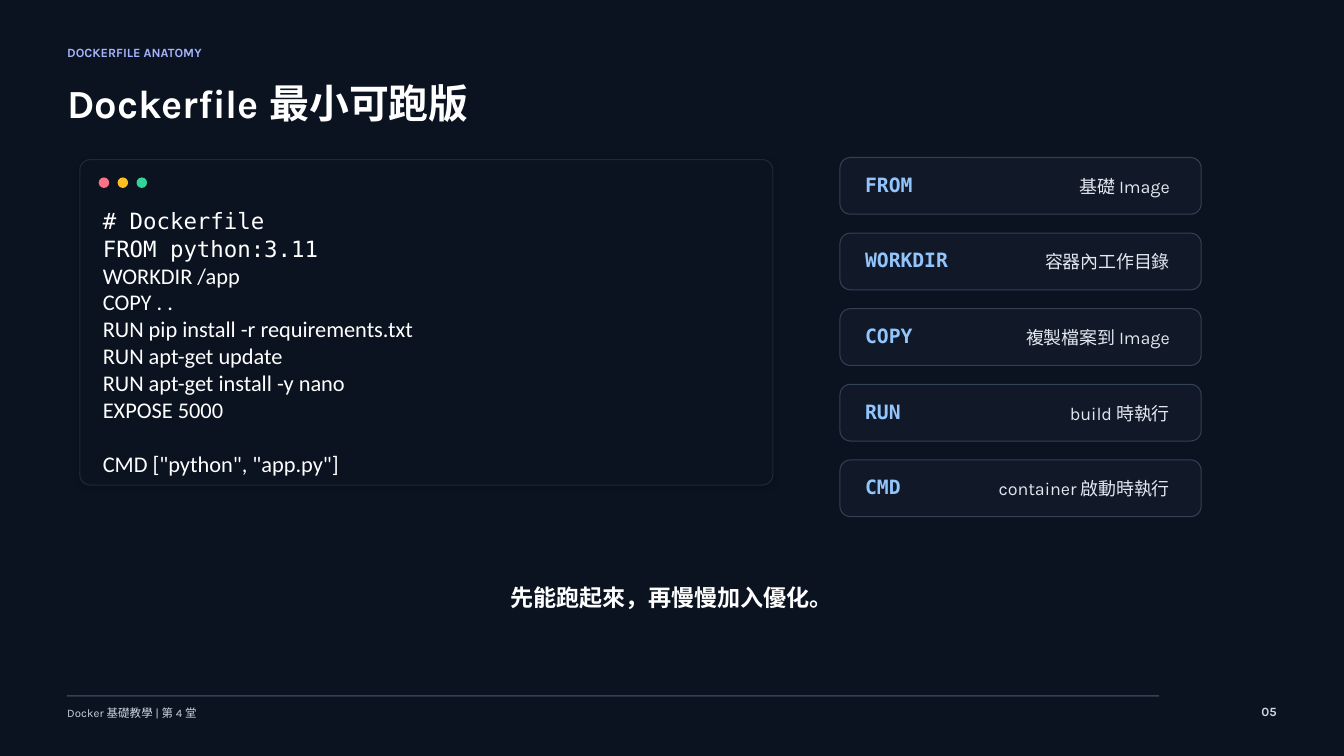
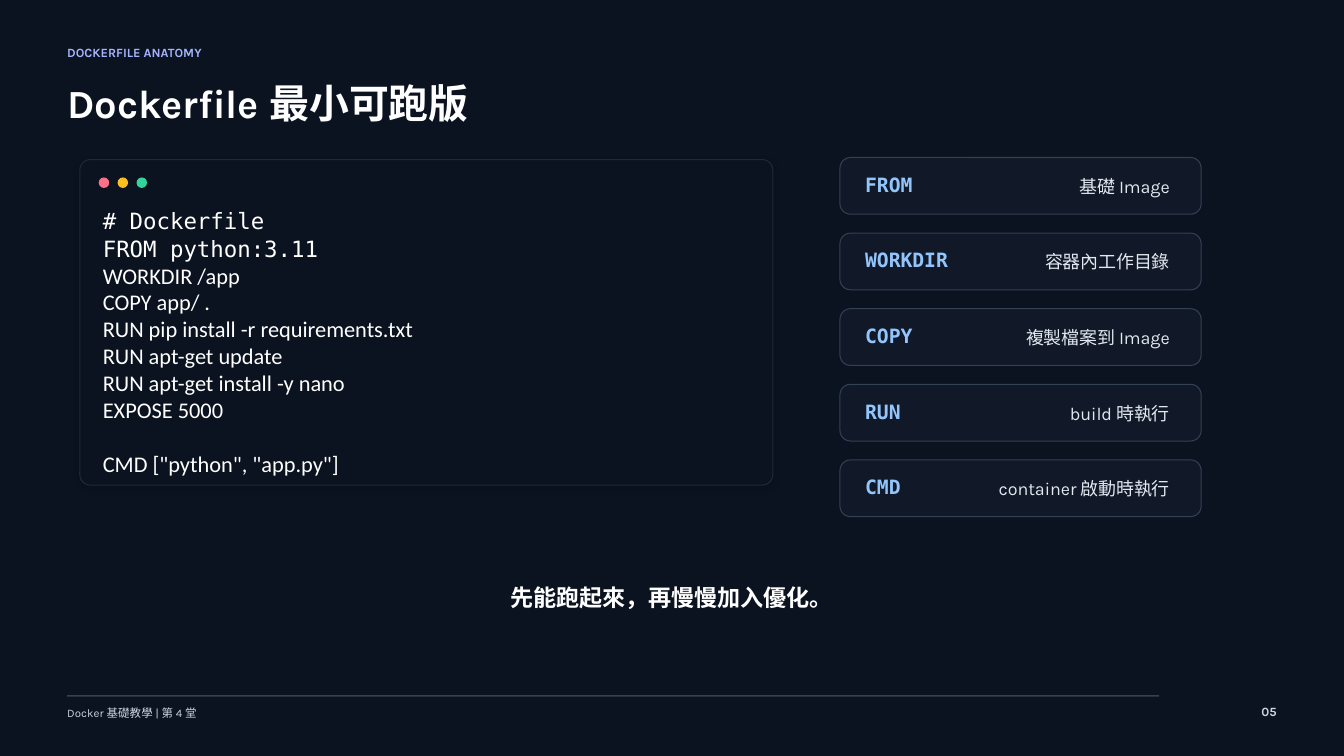
Before and after one commit to lalalalaluk/docker-practice, a slide deck: slide 5 of slides/docker-session4-custom-image-dockerhub.pptx. Drawn at 1344x756 pixels with LibreOffice and Linux fonts; fonts in the diff are those of the drawing. Boxes give left, top, right and bottom in pixels: in the first picture for what was removed or moved away, otherwise in the second. Text is boxed around its words. In the diff, an @@ line names an element or a change of style, - is before the commit and + after.

```diff
--- a/slides/docker-session4-custom-image-dockerhub.pptx
+++ b/slides/docker-session4-custom-image-dockerhub.pptx
@@ text at (x1=103, y1=294, x2=200, y2=314): text changed @@
-COPY . .
+COPY app/ .
```
Also in this commit, not shown: 1 other slide changed, 5 other files.
